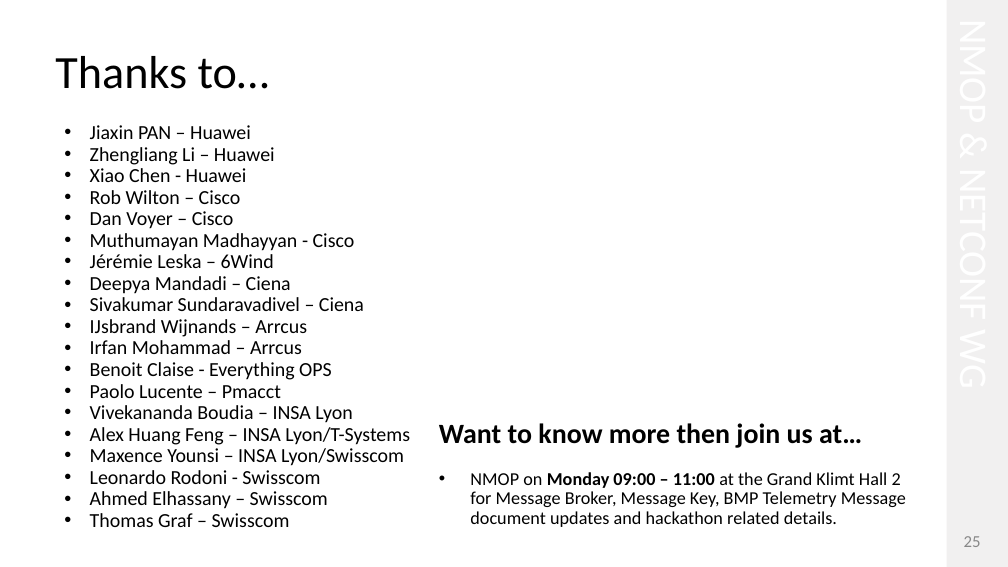
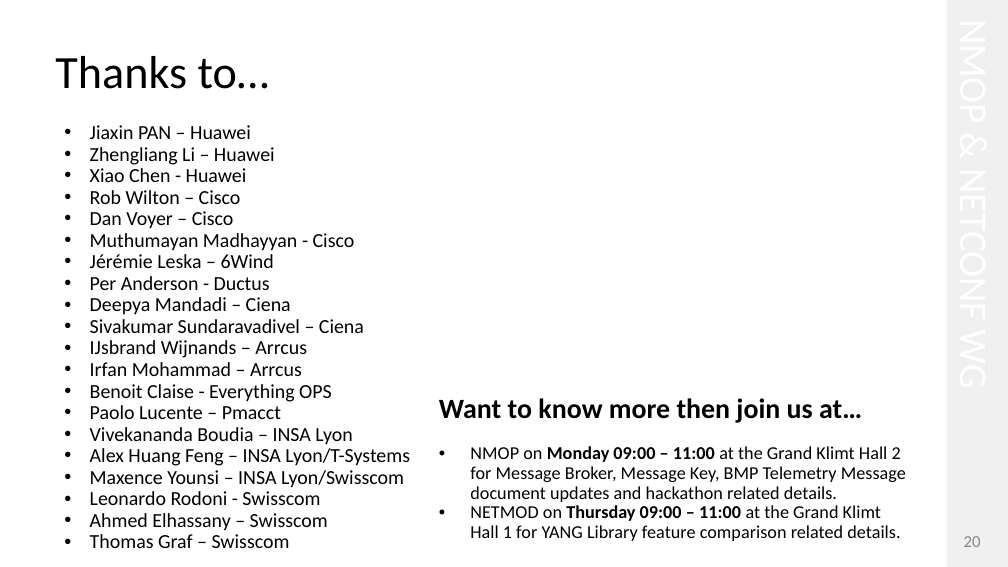
Before and after one commit to network-analytics/ietf-network-analytics-document-status, a slide deck: slide 20 of 126/NMOP/draft-ietf-nmop-yang-message-broker-integration-13.pptx (slide 25 before the commit). Drawn at 1008x567 pixels with LibreOffice and Linux fonts; fonts in the diff are those of the drawing. Boxes give left, top, right and bottom in pixels: in the first picture for what was removed or moved away, otherwise in the second. Text is boxed around its words. In the diff, an @@ line names an element or a change of style, - is before the commit and + after.

```diff
--- a/126/NMOP/draft-ietf-nmop-yang-message-broker-integration-13.pptx
+++ b/126/NMOP/draft-ietf-nmop-yang-message-broker-integration-13.pptx
@@ text at <box>90,276,270,290</box>: paragraph added @@
+• Per Anderson - Ductus
@@ text "Want to know more then ...": place and size @@
-text "Want to know more then ..." at <box>439,423,906,527</box>
+text "Want to know more then ..." at <box>439,398,906,541</box>
@@ text at <box>470,505,900,541</box>: paragraph added @@
+• NETMOD on Thursday 09:00 – 11:00 at the Grand Klimt Hall 1 for YANG Library feature comparison related details.
@@ page number at <box>964,536,981,547</box>: text changed @@
-25
+20
```
Also in this commit, not shown: 4 other slides changed, 3 slides added, 8 slides removed, 3 other files.
